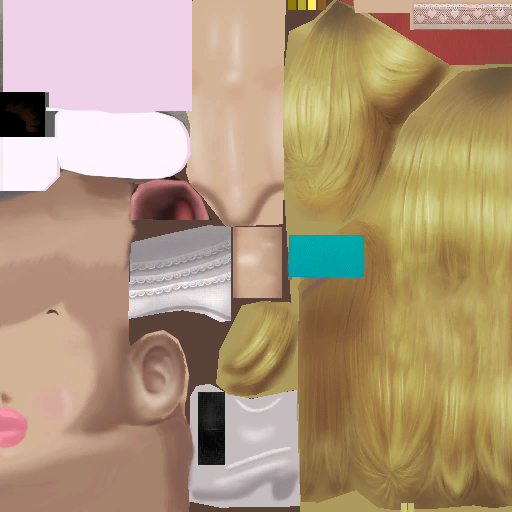
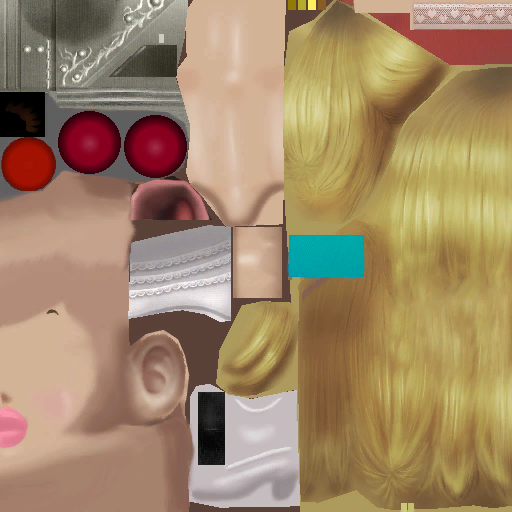
Two versions of the same layered image (512x512). Layer-by-layer changes:
renamed "21" to "02", hid the group it (5 layers) over 0, 0, 192, 191
